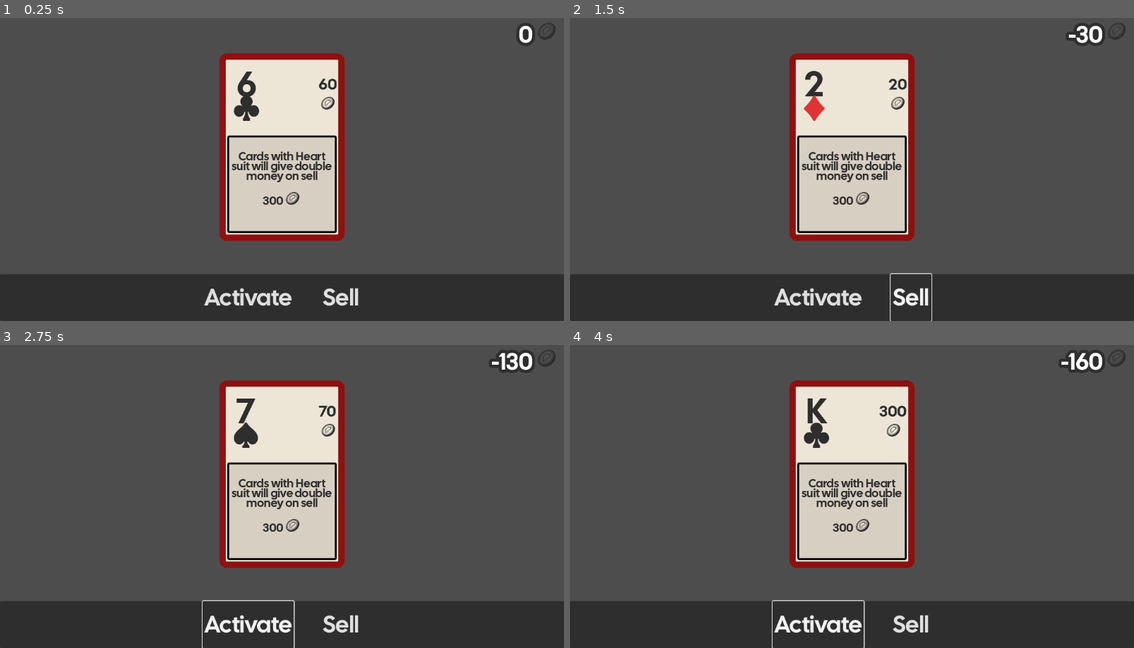
Above: before the commit, frames 1-4 (two rows, left to right).
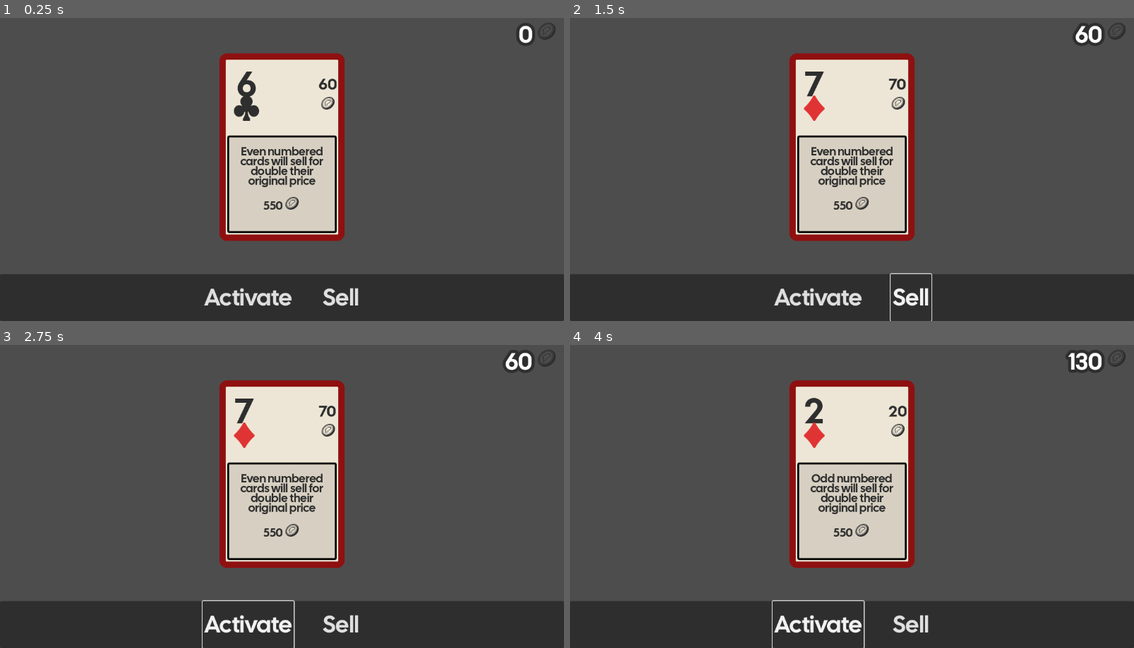
Above: after the commit, the same moments.

Repository: Tom3s/card-seller
Game: Godot game, scene res://GameScene.tscn
The game is run twice, just before and just after one commit, with the same random seed, the same clock (stepped at 60 frames per second) and the same inputs. The project has no main scene, so this scene is started directly.
Inputs:
- Up to frame 1 (0.25 s): no input
- Up to frame 2 (1.5 s): click "Activate" at 0.5 s; click "Sell" at 1.25 s
- Up to frame 3 (2.75 s): click "Activate" at 2 s
- Up to frame 4 (4 s): click "Sell" at 2.75 s; click "Activate" at 3.5 s

The runs differ from the first frame. In frame 1, 1.4% of the frame differs, in the area x 41-59%, y 42-64%; in frame 2, 1.8%; in frame 3, 2.0%; in frame 4, 2.2%, in the area x 41-95%, y 1-64%.

Commit message:
Basic Effects working

Diff:
--- a/Card.gd
+++ b/Card.gd
@@ -6,6 +6,10 @@
 @onready var suit_label: Label = %SuitLabel
 
 @onready var sell_value_label: Label = %SellValueLabel
+
+@onready var ability_desc_label: Label = %AbilityDescLabel
+@onready var ability_cost_label: Label = %AbilityCostLabel
+
 
 enum CardValue {
 	ZERO,
@@ -88,11 +92,16 @@
 
 		suit = new_value
 
+var effect: Effect
+
 func _ready() -> void:
 	suit = suit
 	face_value = face_value
 
+	sell_value = get_sell_value(face_value)
 	update_sell_value_label()
+
+var sell_value: int
 
 func get_sell_value(value: CardValue = face_value) -> int:
 	if value <= CardValue.TEN:
@@ -111,12 +120,22 @@
 
 func update_sell_value_label() -> void:
 	if sell_value_label != null:
-		sell_value_label.text = str(get_sell_value(face_value))
+		sell_value_label.text = str(sell_value)
 
 
-func set_values(new_face_value: CardValue, new_suit: CardSuit) -> void:
+func set_values(new_face_value: CardValue, new_suit: CardSuit, new_effect: Effect) -> void:
 	face_value = new_face_value
 	suit = new_suit
 
+	sell_value = get_sell_value()
+
+	effect = new_effect
+
+	if ability_desc_label != null:
+		ability_desc_label.text = effect.tooltip
+		ability_cost_label.text = str(effect.cost)
+
+
+
 func get_activate_cost() -> int:
-	return 100
+	return effect.cost
--- a/Card.tscn
+++ b/Card.tscn
@@ -138,6 +138,7 @@
 alignment = 1
 
 [node name="AbilityDescLabel" type="Label" parent="Skew/CenterContainer/VBoxContainer/Panel/MarginContainer/VBoxContainer"]
+unique_name_in_owner = true
 custom_minimum_size = Vector2(212, 0)
 layout_mode = 2
 size_flags_vertical = 1
@@ -157,6 +158,7 @@
 alignment = 1
 
 [node name="AbilityCostLabel" type="Label" parent="Skew/CenterContainer/VBoxContainer/Panel/MarginContainer/VBoxContainer/HBoxContainer"]
+unique_name_in_owner = true
 layout_mode = 2
 size_flags_vertical = 1
 theme_override_colors/font_color = Color(0.18, 0.18, 0.18, 1)
--- /dev/null
+++ b/Effect.gd
@@ -0,0 +1,75 @@
+extends Node
+class_name Effect
+
+var affects_sell_value: bool = false
+var affects_activate_cost: bool = false
+
+var sell_value_multiplier: float = 1.0
+var sell_value_increase: int = 0
+
+var activate_cost_multiplier: float = 1.0
+var activate_cost_decrease: int = 0
+
+var is_card_eligible: Callable = func(_a: Card) -> bool: return false
+
+var tooltip: String = ''
+
+var cost: int = 0
+
+var weight: int = 1
+
+func _init(
+	init_affects_sell_value: bool = false,
+	init_affects_activate_cost: bool = false,
+	init_sell_value_multiplier: float = 1.0,
+	init_sell_value_increase: int = 0,
+	init_activate_cost_multiplier: float = 1.0,
+	init_activate_cost_decrease: int = 0,
+	init_is_card_eligible: Callable = func(_a: Card) -> bool: return false,
+	init_tooltip: String = '',
+	init_cost: int = 0,
+) -> void:
+	affects_sell_value = init_affects_sell_value
+	affects_activate_cost = init_affects_activate_cost
+	sell_value_multiplier = init_sell_value_multiplier
+	sell_value_increase = init_sell_value_increase
+	activate_cost_multiplier = init_activate_cost_multiplier
+	activate_cost_decrease = init_activate_cost_decrease
+	is_card_eligible = init_is_card_eligible
+	tooltip = init_tooltip
+	cost = init_cost
+
+static func get_effect_list() -> Array[Effect]:
+	var list: Array[Effect]
+
+	# var odd_numbers_give_double: Effect = Effect.new()
+	# odd_numbers_give_double.affects_sell_value = true
+	# odd_numbers_give_double.sell_value_multiplier = 2.0
+	# odd_numbers_give_double.is_card_eligible = func(card: Card) -> bool:
+	# 	return card.face_value % 2 == 1
+	# odd_numbers_give_double.tooltip = "Odd numbered cards will sell for double their original price"
+	var odd_numbers_give_double := Effect.new(
+		true, false,
+		2.0, 0,
+		1.0, 0,
+		func(card: Card) -> bool:
+			return card.face_value % 2 == 1,
+		"Odd numbered cards will sell for double their original price",
+		550,
+	)
+
+	list.append(odd_numbers_give_double)
+
+	var even_numbers_give_double := Effect.new(
+		true, false,
+		2.0, 0,
+		1.0, 0,
+		func(card: Card) -> bool:
+			return card.face_value % 2 == 0,
+		"Even numbered cards will sell for double their original price",
+		550,
+	)
+
+	list.append(even_numbers_give_double)
+
+	return list
--- a/GameScene.gd
+++ b/GameScene.gd
@@ -58,9 +58,37 @@
 	var value: Card.CardValue = get_weighted_random_value(value_chances) as Card.CardValue
 	var suit: Card.CardSuit = get_weighted_random_value(suit_chances) as Card.CardSuit
 
-	main_card.set_values(value, suit)
+	var effect: Effect = effects.pick_random()
 
+	main_card.set_values(value, suit, effect)
 
+	apply_effects()
+
+func apply_effects() -> void:
+	var sell_multiplier: float = 1.0
+	var sell_increase: int = 0
+	var cost_multiplier: float = 1.0
+	var cost_decrease: int = 0
+	for effect in active_effects:
+		if !effect.is_card_eligible.call(main_card): continue
+		if effect.affects_sell_value:
+			sell_multiplier *= effect.sell_value_multiplier
+			sell_increase += effect.sell_value_increase
+
+		if effect.affects_activate_cost:
+			cost_multiplier *= effect.activate_cost_multiplier
+			cost_decrease -= effect.activate_cost_decrease
+
+	main_card.sell_value *= sell_multiplier
+	main_card.sell_value += sell_increase
+
+	main_card.update_sell_value_label()
+
+	# do it for ability cost too
+
+var active_effects: Array[Effect]
+
+var effects: Array[Effect]
 
 func _ready() -> void:
 	score_label.text = str(score)
@@ -68,18 +96,24 @@
 	sell_button.pressed.connect(on_sell)
 	activate_button.pressed.connect(on_activate)
 
+	effects = Effect.get_effect_list()
+
 	generate_new_card()
 
 func on_sell() -> void:
-	score += main_card.get_sell_value()
+	score += main_card.sell_value
 
 	score_label.text = str(score)
 
 	generate_new_card()
 
 func on_activate() -> void:
+	if score < main_card.get_activate_cost(): return
+
 	score -= main_card.get_activate_cost()
 
 	score_label.text = str(score)
 
+	active_effects.push_back(main_card.effect)
+
 	generate_new_card()
Not shown, added: Effect.gd.uid
